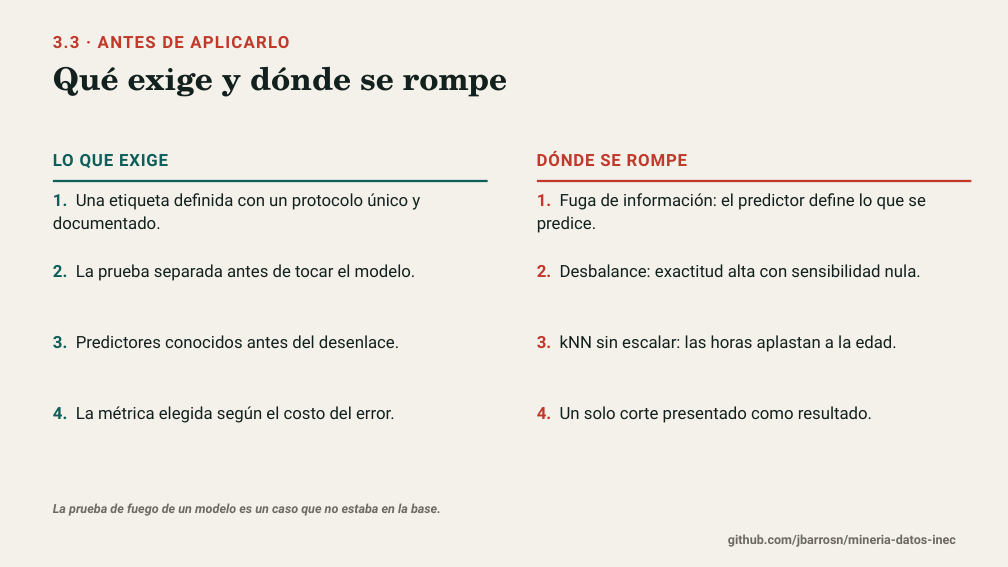
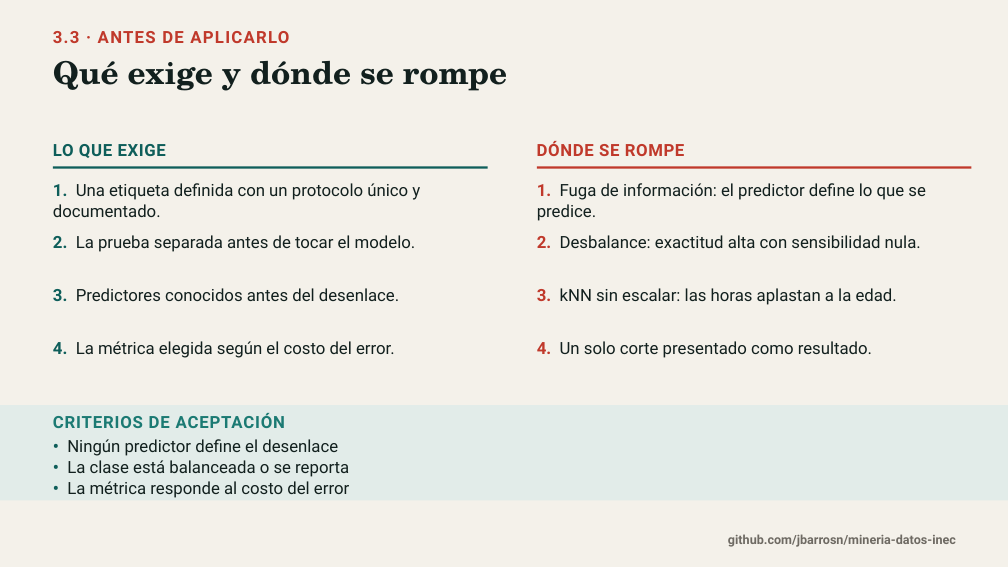
Before and after one commit to jbarrosn/mineria-datos-inec, a slide deck: slide 9 of docs/diapositivas/03_aprendizaje_automatico.pptx. Drawn at 1008x567 pixels with LibreOffice and Linux fonts; fonts in the diff are those of the drawing. Boxes give left, top, right and bottom in pixels: in the first picture for what was removed or moved away, otherwise in the second. Text is boxed around its words. In the diff, an @@ line names an element or a change of style, - is before the commit and + after.

Commit message:
Agrega criterios de aceptacion a cada lamina y reajusta la retícula

```diff
--- a/docs/diapositivas/03_aprendizaje_automatico.pptx
+++ b/docs/diapositivas/03_aprendizaje_automatico.pptx
@@ text "3.3 · ANTES DE APLICARLO": place and size @@
-text "3.3 · ANTES DE APLICARLO" at <box>53,36,289,48</box>
+text "3.3 · ANTES DE APLICARLO" at <box>53,31,289,43</box>
@@ text "Qué exige y dónde se ...": place and size @@
-text "Qué exige y dónde se ..." at <box>53,67,507,97</box>
+text "Qué exige y dónde se ..." at <box>53,61,507,91</box>
@@ text "LO QUE EXIGE": place and size @@
-text "LO QUE EXIGE" at <box>53,154,168,168</box>
+text "LO QUE EXIGE" at <box>53,144,166,158</box>
@@ text "LO QUE EXIGE" at <box>53,144,166,158</box>: letter spacing 0.8 to 0.6 pt @@
@@ text "DÓNDE SE ROMPE": place and size @@
-text "DÓNDE SE ROMPE" at <box>537,151,687,166</box>
+text "DÓNDE SE ROMPE" at <box>537,141,685,156</box>
@@ text "DÓNDE SE ROMPE" at <box>537,141,685,156</box>: letter spacing 0.8 to 0.6 pt @@
@@ text "1. Una etiqueta definida con ...": place and size @@
-text "1. Una etiqueta definida con ..." at <box>53,193,420,229</box>
+text "1. Una etiqueta definida con ..." at <box>53,183,420,217</box>
@@ rectangle: place and size @@
-rectangle at <box>53,180,488,182</box>
+rectangle at <box>53,166,488,169</box>
@@ text "1. Fuga de información: el ...": place and size @@
-text "1. Fuga de información: el ..." at <box>537,193,926,233</box>
+text "1. Fuga de información: el ..." at <box>537,183,926,221</box>
@@ rectangle: place and size @@
-rectangle at <box>537,180,972,182</box>
+rectangle at <box>537,166,972,169</box>
@@ text "2. La prueba separada antes ...": place and size @@
-text "2. La prueba separada antes ..." at <box>53,264,416,281</box>
+text "2. La prueba separada antes ..." at <box>53,235,416,252</box>
@@ text "2. Desbalance: exactitud alta con ...": place and size @@
-text "2. Desbalance: exactitud alta con ..." at <box>537,264,921,277</box>
+text "2. Desbalance: exactitud alta con ..." at <box>537,235,921,248</box>
@@ text "3. Predictores conocidos antes del ...": place and size @@
-text "3. Predictores conocidos antes del ..." at <box>53,335,399,348</box>
+text "3. Predictores conocidos antes del ..." at <box>53,288,399,301</box>
@@ text "3. kNN sin escalar: las ...": place and size @@
-text "3. kNN sin escalar: las ..." at <box>537,335,897,352</box>
+text "3. kNN sin escalar: las ..." at <box>537,288,897,305</box>
@@ text "4. La métrica elegida según ...": place and size @@
-text "4. La métrica elegida según ..." at <box>53,406,395,423</box>
+text "4. La métrica elegida según ..." at <box>53,341,395,358</box>
@@ line spacing 1.12 to 1.08 in 8 elements at <box>53,183,420,217</box>, <box>537,183,926,221</box>, <box>53,235,416,252</box>, <box>537,235,921,248</box>, <box>53,288,399,301</box>, <box>537,288,897,305</box>, <box>53,341,395,358</box>, <box>537,341,872,358</box> @@
@@ text "4. Un solo corte presentado ...": place and size @@
-text "4. Un solo corte presentado ..." at <box>537,406,872,423</box>
+text "4. Un solo corte presentado ..." at <box>537,341,872,358</box>
@@ rectangle added at <box>0,405,1008,501</box>, fill #E2ECE9 @@
@@ text added at <box>53,413,285,428</box>, 16 pt, text #1B7A73, bold @@
+CRITERIOS DE ACEPTACIÓN
@@ text added at <box>67,439,349,498</box>, 16 pt, text #12201E @@
+• Ningún predictor define el desenlace
+• La clase está balanceada o se reporta
+• La métrica responde al costo del error
@@ text removed at <box>53,503,441,516</box> @@
-La prueba de fuego de un modelo es un caso que no estaba en la base.
```
Also in this commit, not shown: 12 other slides changed, 9 other files.
